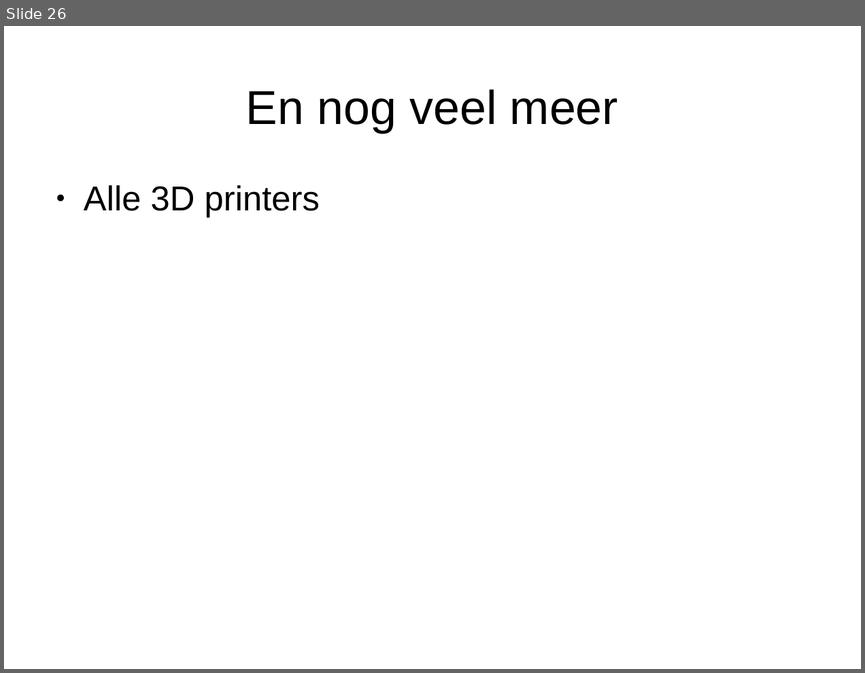
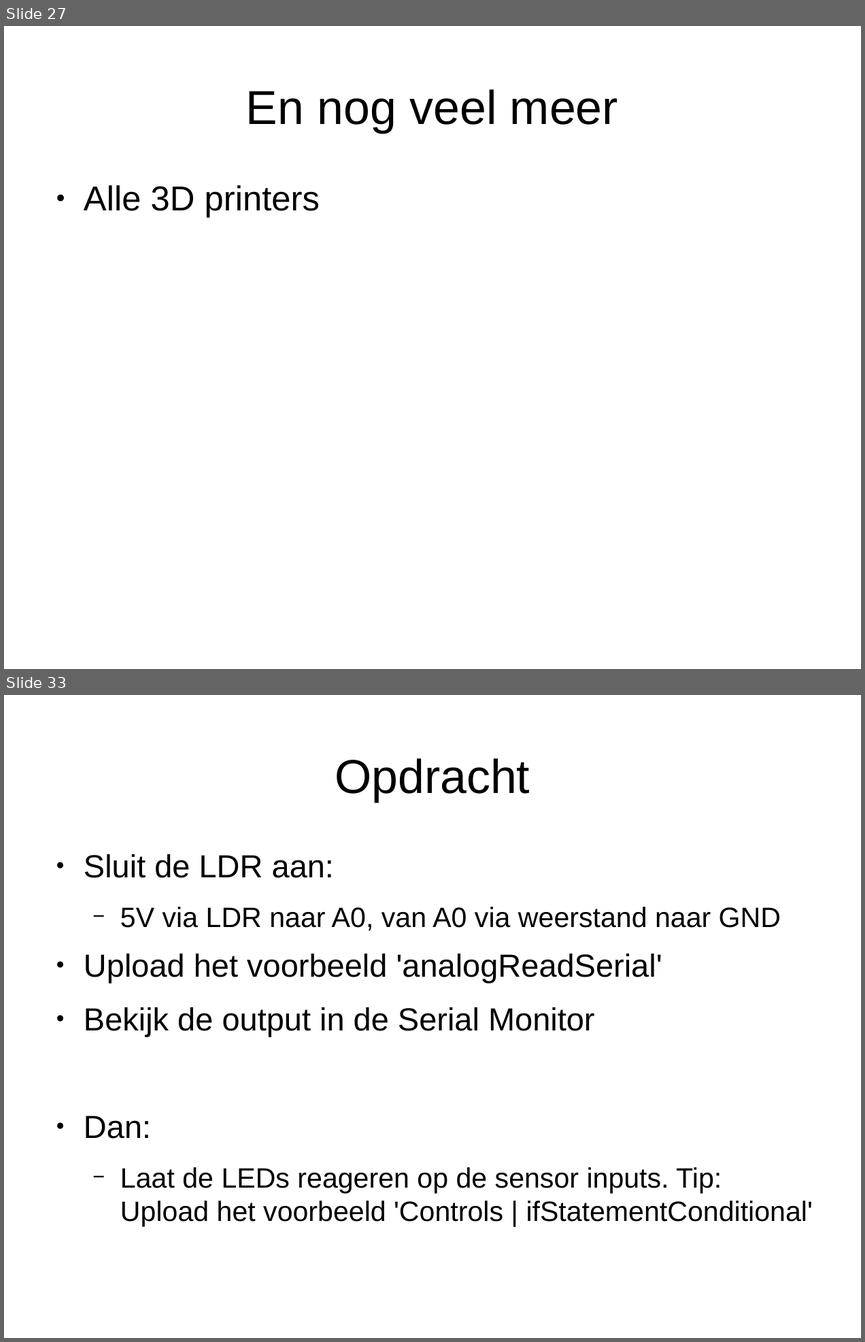
Before and after one commit to djog/arduino_cursus, a slide deck: Presentaties/Dag1.odp. Shown one above the other, each under a label of ours: slide 26 before the commit, slides 27 and 33 after it; the slides between them are not shown. The pictures are 865x673 and 865x1342 pixels, drawn with LibreOffice and Linux fonts; fonts in the diff are those of the drawing. Boxes give left, top, right and bottom in pixels: in the first picture for what was removed or moved away, otherwise in the second. Text is boxed around its words. In the diff, an @@ line names an element or a change of style, - is before the commit and + after.

```diff
--- a/Presentaties/Dag1.odp
+++ b/Presentaties/Dag1.odp
@@ slide 33 added at (x1=4, y1=695, x2=861, y2=1338), background #FFFFFF @@
@@ title added at (x1=334, y1=758, x2=530, y2=802), 44 pt, text #000000 @@
+Opdracht
@@ text added at (x1=84, y1=854, x2=813, y2=1226), 25.9 pt, text #000000 @@
+● Sluit de LDR aan:
+  − 5V via LDR naar A0, van A0 via weerstand naar GND
+● Upload het voorbeeld 'analogReadSerial'
+● Bekijk de output in de Serial Monitor
+● Dan:
+  − Laat de LEDs reageren op de sensor inputs. Tip: Upload het voorbeeld 'Controls | ifStatementConditional'
@@ what was slide 26 is now slide 27 @@
```
Also in this commit, not shown: 1 slide changed, 15 other slides added, 13 other files.
